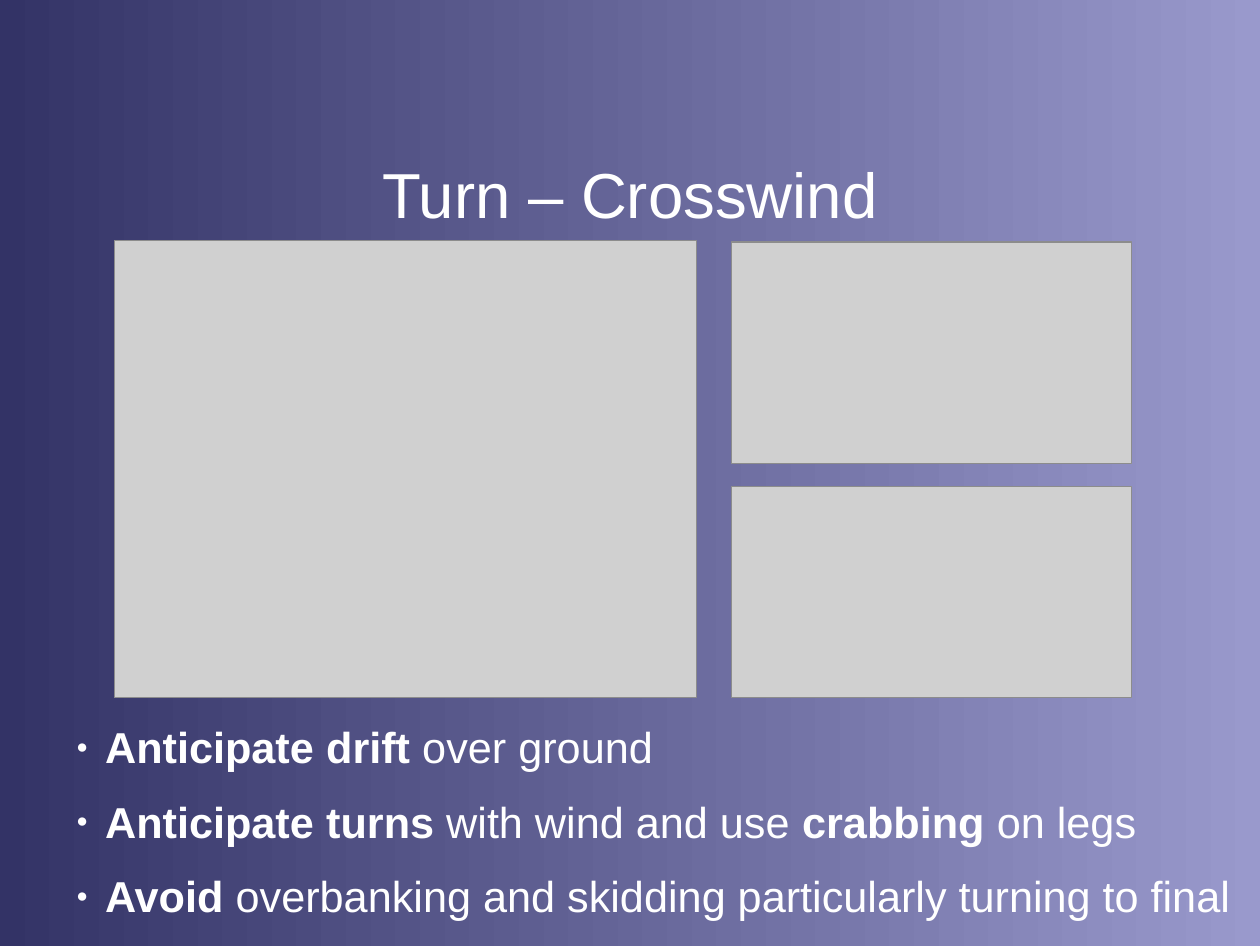
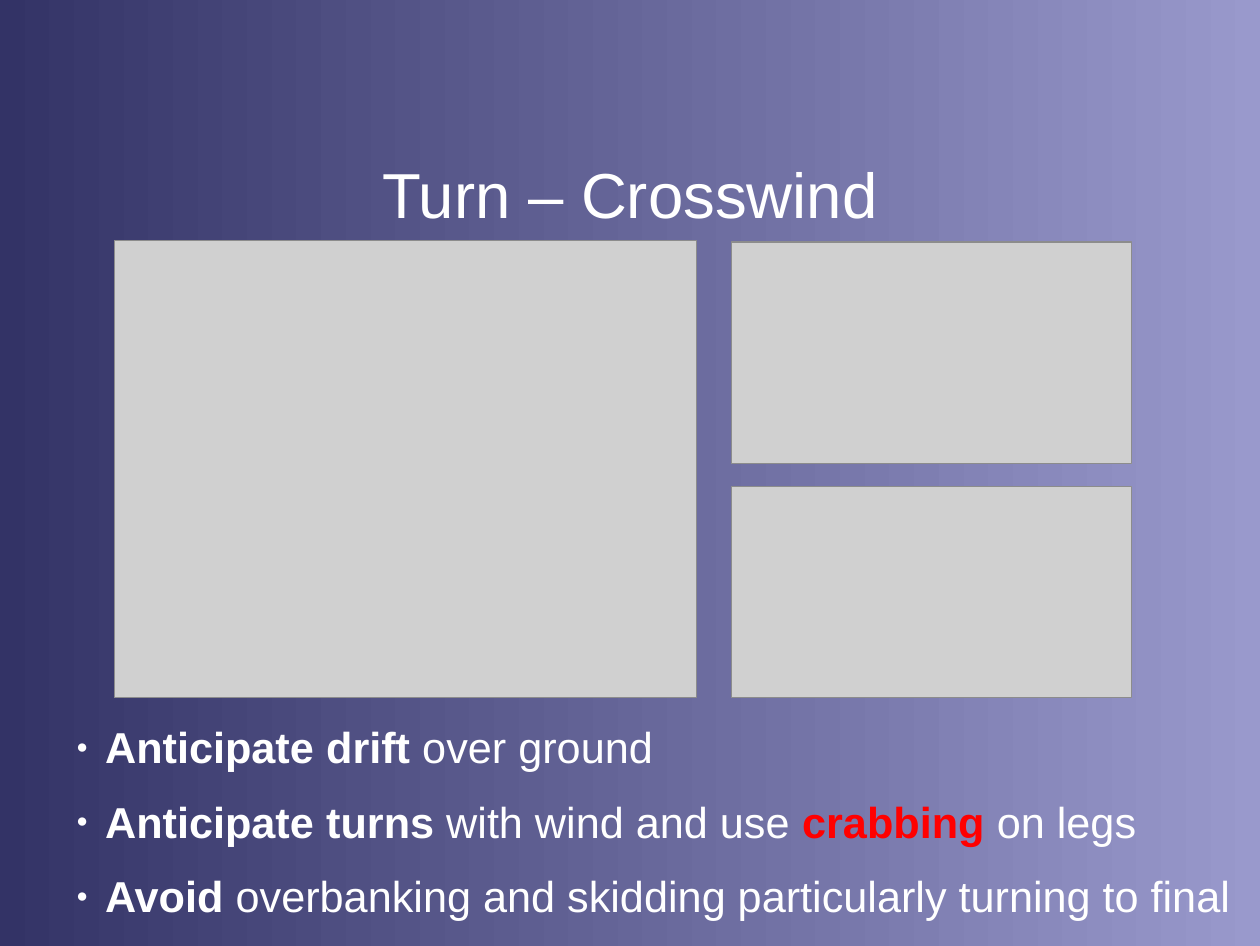
Before and after one commit to stephanheinemann/flight, a slide deck: slide 10 of FI/DriftIllusions/DriftIllusions.odp. Drawn at 1260x946 pixels with LibreOffice and Linux fonts; fonts in the diff are those of the drawing; grey boxes stand for pictures; background and template pictures are left out. Boxes give left, top, right and bottom in pixels: in the first picture for what was removed or moved away, otherwise in the second. Text is boxed around its words. In the diff, an @@ line names an element or a change of style, - is before the commit and + after.

```diff
--- a/FI/DriftIllusions/DriftIllusions.odp
+++ b/FI/DriftIllusions/DriftIllusions.odp
@@ text at <box>105,806,1136,846</box>: text colour #FFFFFF to #FF0000 in "crabbing" @@
```
Also in this commit, not shown: 5 other slides changed, 2 slides added, 2 slides removed, 2 other files.
